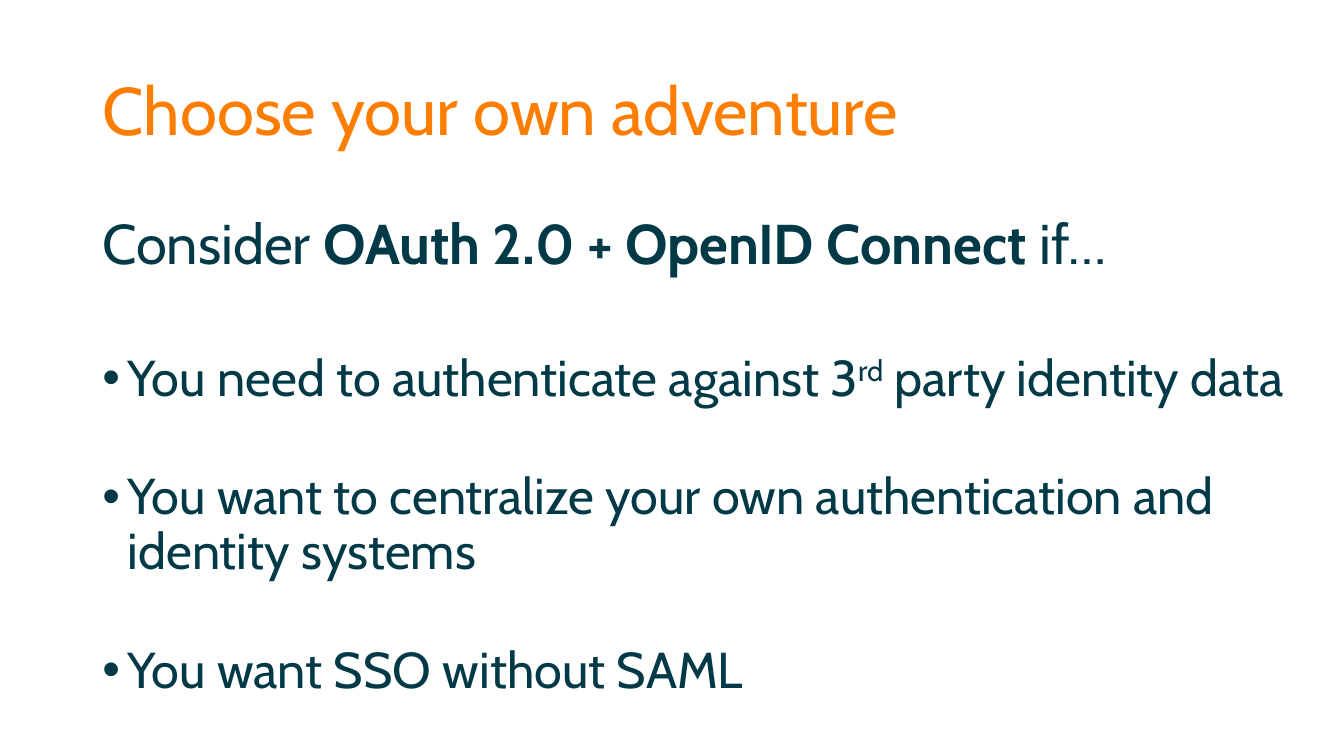
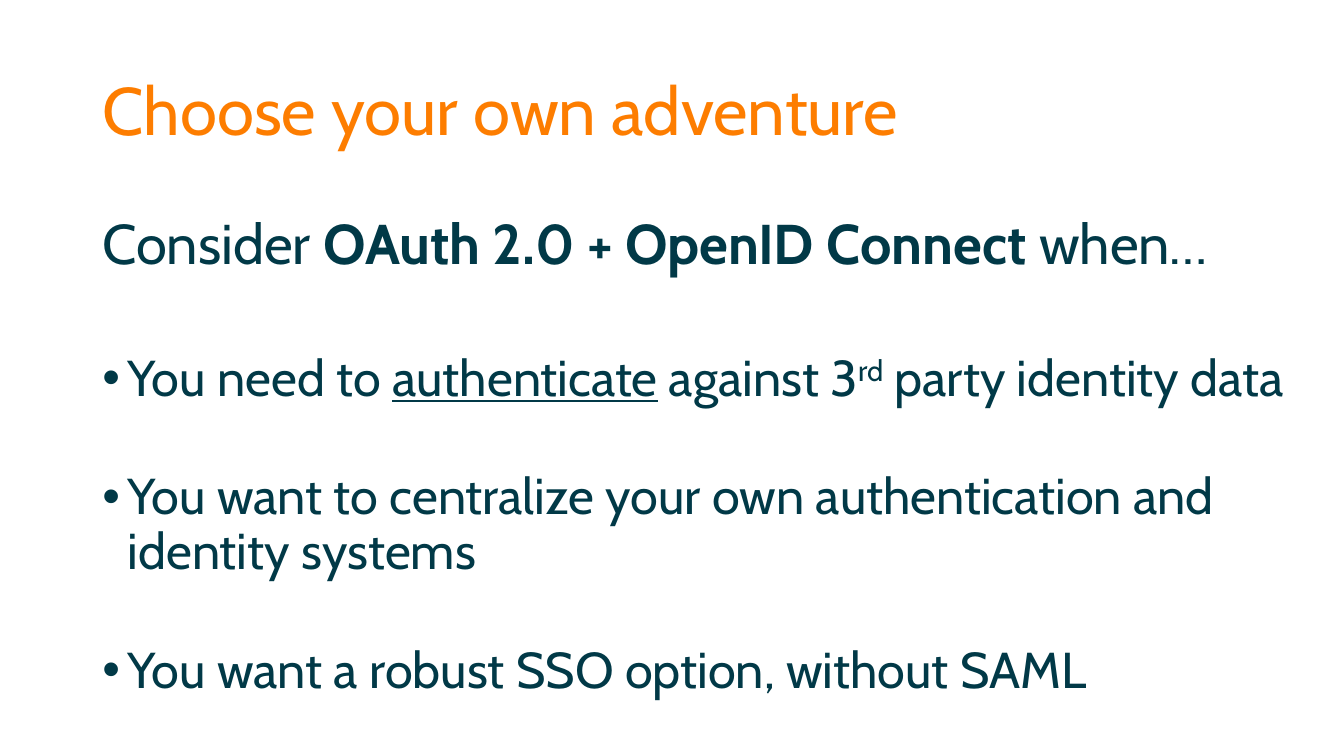
Before and after one commit to spetryjohnson/Securing-Your-API-Endpoints, a slide deck: slide 81 of Securing Your API Endpoints.pptx (slide 78 before the commit). Drawn at 1344x756 pixels with LibreOffice and Linux fonts; fonts in the diff are those of the drawing. Boxes give left, top, right and bottom in pixels: in the first picture for what was removed or moved away, otherwise in the second. Text is boxed around its words. In the diff, an @@ line names an element or a change of style, - is before the commit and + after.

```diff
--- a/Securing Your API Endpoints.pptx
+++ b/Securing Your API Endpoints.pptx
@@ text at [102, 222, 1208, 276]: text changed @@
-Consider OAuth 2.0 + OpenID Connect if…
+Consider OAuth 2.0 + OpenID Connect when…
@@ text at [128, 358, 1283, 407]: underline on in "authenticate" @@
@@ text at [128, 650, 1086, 698]: text changed @@
-• You want SSO without SAML
+• You want a robust SSO option, without SAML
```
Also in this commit, not shown: 19 other slides changed, 3 slides added, 3 other files.
